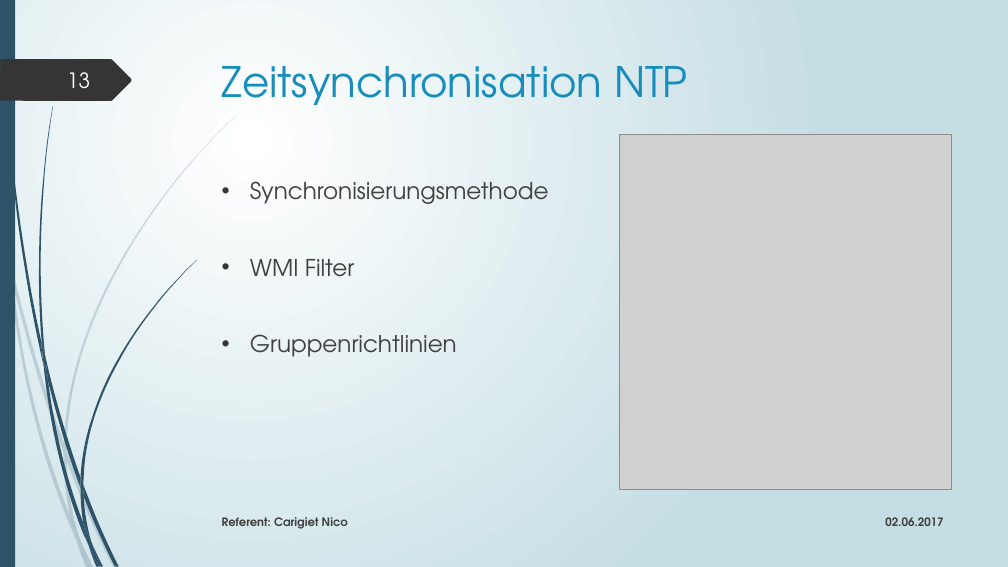
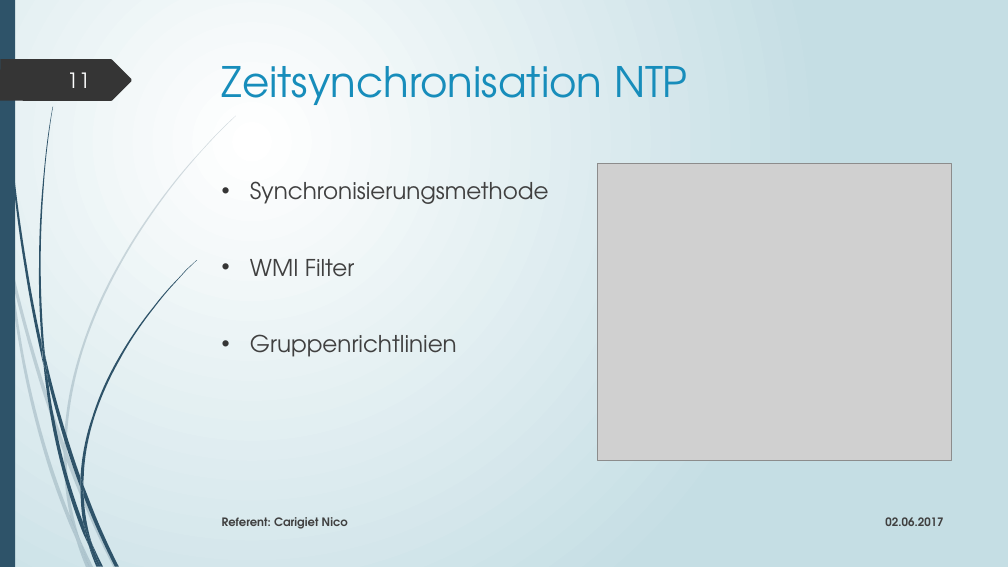
Before and after one commit to edecom/IPA, a slide deck: slide 11 of 4_Dokumente/48_Präsentation & Demonstration/IPA_Präsentation_Carigiet_Nico_20170529.pptx (slide 13 before the commit). Drawn at 1008x567 pixels with LibreOffice and Linux fonts; fonts in the diff are those of the drawing; grey boxes stand for pictures. Boxes give left, top, right and bottom in pixels: in the first picture for what was removed or moved away, otherwise in the second. Text is boxed around its words. In the diff, an @@ line names an element or a change of style, - is before the commit and + after.

```diff
--- a/4_Dokumente/48_Präsentation & Demonstration/IPA_Präsentation_Carigiet_Nico_20170529.pptx
+++ b/4_Dokumente/48_Präsentation & Demonstration/IPA_Präsentation_Carigiet_Nico_20170529.pptx
@@ page number at [67, 72, 90, 88]: text changed @@
-13
+11
@@ picture: place and size @@
-picture at [619, 135, 951, 489]
+picture at [597, 163, 951, 461]
```
Also in this commit, not shown: 7 other slides changed, 2 slides removed, 6 other files.
